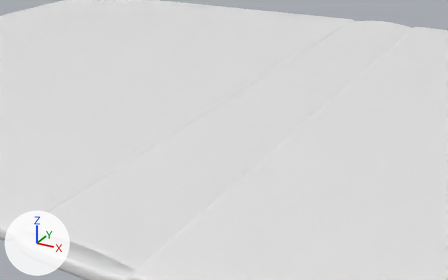
One commit to the Blender file page.blend: the scene before it, then after it.
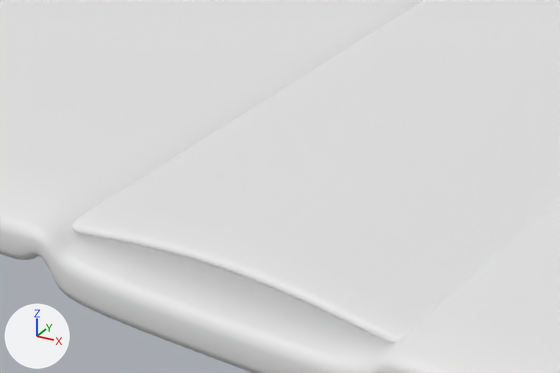
The first picture shows the older version from a 50 mm camera at (0.704, -1.737, 0.695) aimed at (-0.163, -0.162, -0.093). The close-ups show both versions on the part from 0% to 43% of the width and 54% to 100% of the height of that picture. Lighting does not change. The marker at lower left points along +X, +Y and +Z.

Script lines for the objects in view, before the commit:
```python
me_cube_001 = bpy.data.meshes.new('Cube.001')
me_cube_001.from_pydata(...)  # 120 vertices, 118 faces; spans x -1.7..1.7, y -1.04..1.04, z 0.0..0.06
me_cube_001.polygons.foreach_set('use_smooth', [True] * 118)
me_plane = bpy.data.meshes.new('Plane')
me_plane.from_pydata(...)  # 63 vertices, 48 faces; spans x -0.15..0.15, y -1.02..1.02, z 0.0
me_plane.polygons.foreach_set('use_smooth', [True] * 48)
ob_binding = bpy.data.objects.new('Binding', me_plane)
ob_binding.location = (0.0, 0.0, 0.04)
_m = ob_binding.modifiers.new('Lattice', 'LATTICE')
_m.object = ob_lat_binding
_m = ob_binding.modifiers.new('Solidify', 'SOLIDIFY')
_m.use_even_offset = True
_m.use_quality_normals = True
_m.nonmanifold_thickness_mode = 'FIXED'
_m.nonmanifold_merge_threshold = 0.0003
_m = ob_binding.modifiers.new('Subsurf', 'SUBSURF')
ob_cover = bpy.data.objects.new('Cover', me_cube_001)
ob_cover.location = (0.0, 0.0, 0.0)
_m = ob_cover.modifiers.new('Subsurf', 'SUBSURF')
_m.levels = 2
```
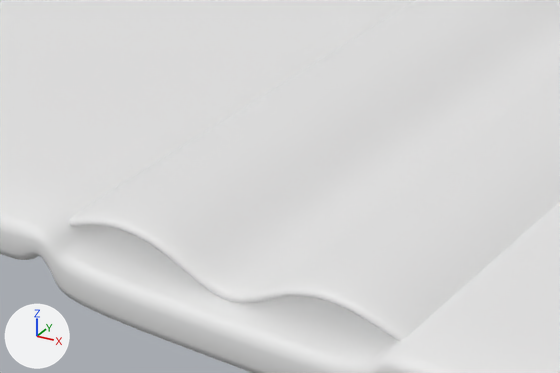
Where the change shows, as pixel boxes [x1, y1, x2, y2] in the close-ups (560 x 373 px):
'Binding', reshaped
    before: [72, 0, 560, 343]
    after: [69, 0, 560, 341]

The edits, one by one:
lat_lattice (lat_lattice) loses the line: lat_lattice.points.foreach_set('co_deform', [-0.5, -0.5, 0.0, -0.25, -0.5, 0.015, 0.0, -0.5, 0.02, 0.25, -0.5, 0.015, 0.5, -0.5, 0.0, -0.5, 0.5, 0.0, -0.25, 0.5, 0.015, 0.0, 0.5, 0.02, 0.25, 0.5, 0.015, 0.5, 0.5, 0.0])
In lat_lattice (lat_lattice), interpolation_type_u is now set to 'KEY_LINEAR'.
lat_lattice (lat_lattice) gains the line: lat_lattice.points.foreach_set('co_deform', [-0.5, -0.5, 0.0, -0.25, -0.5, 0.0369, 0.0, -0.5, -0.0187, 0.25, -0.5, 0.0369, 0.5, -0.5, 0.0, -0.5, 0.5, 0.0, -0.25, 0.5, 0.0369, 0.0, 0.5, -0.0187, 0.25, 0.5, 0.0369, 0.5, 0.5, 0.0])
